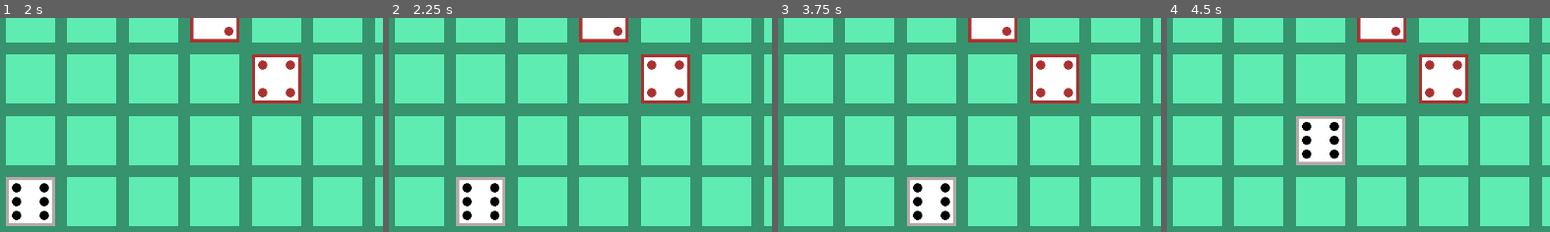
Above: before the commit, frames 1-4 (left to right).
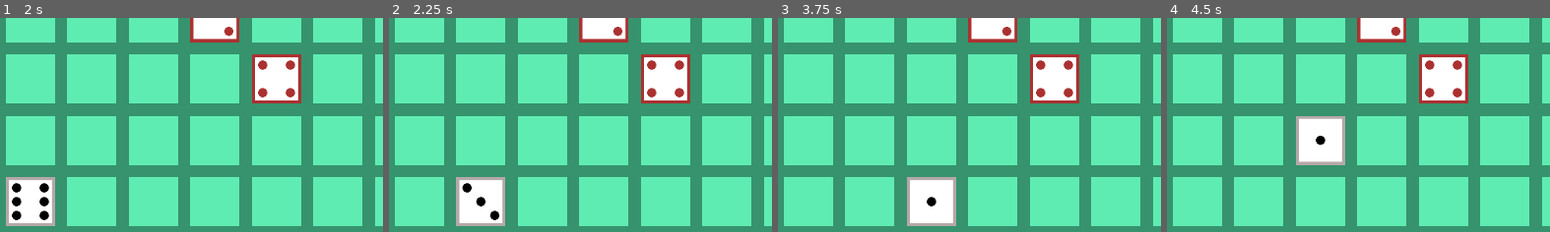
Above: after the commit, the same moments.

Repository: Dimitar100/roll-the-dice
Game: Godot game, scene res://scenes/UI.tscn
The game is run twice, just before and just after one commit, with the same random seed, the same clock (stepped at 60 frames per second) and the same inputs.
Inputs (mouse positions are % of the whole screen's width and height, from its top left):
- Up to frame 1 (2 s): click (49, 41) at 0.5 s; click (24, 50) at 1.25 s
- Up to frame 2 (2.25 s): tap Enter at 2 s; hold D (ui_right) from 2.03 s (still down)
- Up to frame 3 (3.75 s): tap Space at 2.75 s; release D (ui_right) at 2.78 s; hold S (ui_down) 2.78-3.53 s; tap Enter at 3.5 s; hold D (ui_right) from 3.53 s (still down)
- Up to frame 4 (4.5 s): tap Space at 4.25 s; release D (ui_right) at 4.28 s; hold W (ui_up) from 4.28 s (still down)
The pictures show only the part of the screen within x 0-50%, y 50-100%; the shares and areas given below are measured in that part.

Frame 1 is identical in both runs. In frame 2, 0.5% of the frame differs, in the area x 19-29%, y 77-95%; in frame 3, 0.6%; in frame 4, 0.6%, in the area x 35-45%, y 48-67%.

Commit message:
working on the movement of the dice

Diff:
--- a/scenes/GridMaker.gd
+++ b/scenes/GridMaker.gd
@@ -25,7 +25,6 @@
 var player_loc
 
 func setup_grid():
-	print(player[0])
 	matrix[player[1]][player[0]] = 7
 	var xLoc = 60
 	var yLoc = 60
@@ -90,16 +89,22 @@
 func _physics_process(_delta):
 	if Input.is_action_just_pressed("ui_up"):
 		if player[0] != 0:
+			get_node("Player").can_down = true
 			matrix_fields[player[1]][player[0]].visible = true
 			player[0] = player[0]-1
 			matrix_fields[player[1]][player[0]].visible = false
 			get_node("Player").position.y = get_node("Player").position.y - 80
+		else:
+			get_node("Player").can_up = false
 	elif Input.is_action_just_pressed("ui_down"):
 		if player[0] != 6:
+			get_node("Player").can_up = true
 			matrix_fields[player[1]][player[0]].visible = true
 			player[0] = player[0]+1
 			matrix_fields[player[1]][player[0]].visible = false
 			get_node("Player").position.y = get_node("Player").position.y + 80
+		else:
+			get_node("Player").can_down = false
 	elif Input.is_action_just_pressed("ui_right"):
 		if player[1] != 8:
 			matrix_fields[player[1]][player[0]].visible = true
--- /dev/null
+++ b/scenes/Player.gd
@@ -0,0 +1,146 @@
+extends Node2D
+
+var dots6 = 0
+var dots5 = 0
+var dots1 = 0
+var dots2 = 0
+var dots3 = 0
+var dots4 = 0
+
+var y = ["6", "5", "1", "2","6", "5","1"]
+var yi = 0
+var x = ["6", "3", "1", "4", "6", "3", "1", "4", "6"]
+var xi = 0
+
+var can_up = true
+var can_down = true
+var can_right = true
+var can_left = true
+
+var dots = dots6
+
+func rotate_right(dot):#right 45 deg
+	dot += 90
+	if dot == 360:
+		dot = 0
+
+func rotate_left(dot):#left 45 deg
+	dot -= 90
+	if dot < 0:
+		dot = 270
+
+# Called when the node enters the scene tree for the first time.
+func _ready():
+	pass # Replace with function body.
+
+
+# Called every frame. 'delta' is the elapsed time since the previous frame.
+func _physics_process(_delta):
+	if Input.is_action_just_pressed("ui_up") && can_up:
+		yi += 1
+		get_node("AnimatedSprite").play(y[yi])
+		if y[yi]=="6":
+			for n in 9:
+				if n==0 || n==4 || n==8:
+					x[n] = "6"
+				elif n==2 || n==6:
+					x[n] = "1"
+		elif y[yi]=="5":
+			for n in 9:
+				if n==0 || n==4 || n==8:
+					x[n] = "5"
+				elif n==2 || n==6:
+					x[n] = "2"
+		elif y[yi]=="1":
+			for n in 9:
+				if n==0 || n==4 || n==8:
+					x[n] = "1"
+				elif n==2 || n==6:
+					x[n] = "6"
+		elif y[yi]=="2":
+			for n in 9:
+				if n==0 || n==4 || n==8:
+					x[n] = "2"
+				elif n==2 || n==6:
+					x[n] = "5"
+	elif Input.is_action_just_pressed("ui_down") && can_down:
+		yi -= 1
+		get_node("AnimatedSprite").play(y[yi])
+		if y[yi]=="6":
+			for n in 9:
+				if n==0 || n==4 || n==8:
+					x[n] = "6"
+				elif n==2 || n==6:
+					x[n] = "1"
+		elif y[yi]=="5":
+			for n in 9:
+				if n==0 || n==4 || n==8:
+					x[n] = "5"
+				elif n==2 || n==6:
+					x[n] = "2"
+		elif y[yi]=="1":
+			for n in 9:
+				if n==0 || n==4 || n==8:
+					x[n] = "1"
+				elif n==2 || n==6:
+					x[n] = "6"
+		elif y[yi]=="2":
+			for n in 9:
+				if n==0 || n==4 || n==8:
+					x[n] = "2"
+				elif n==2 || n==6:
+					x[n] = "5"
+	elif Input.is_action_just_pressed("ui_right") && can_right:
+		xi += 1
+		get_node("AnimatedSprite").play(x[xi])
+		if x[xi]=="6":
+			for n in 9:
+				if n==1 || n==5:
+					y[n] = "6"
+				elif n==3:
+					y[n] = "1"
+		elif x[xi]=="3":
+			for n in 9:
+				if n==1 || n==5:
+					y[n] = "3"
+				elif n==3:
+					y[n] = "4"
+		elif x[xi]=="1":
+			for n in 9:
+				if n==1 || n==5:
+					y[n] = "1"
+				elif n==3:
+					y[n] = "6"
+		elif x[xi]=="4":
+			for n in 9:
+				if n==1 || n==5:
+					y[n] = "4"
+				elif n==3:
+					y[n] = "3"
+	elif Input.is_action_just_pressed("ui_left") && can_left:
+		xi -= 1
+		get_node("AnimatedSprite").play(x[xi])
+		if x[xi]=="6":
+			for n in 9:
+				if n==1 || n==5:
+					y[n] = "6"
+				elif n==3:
+					y[n] = "1"
+		elif x[xi]=="3":
+			for n in 9:
+				if n==1 || n==5:
+					y[n] = "3"
+				elif n==3:
+					y[n] = "4"
+		elif x[xi]=="1":
+			for n in 9:
+				if n==1 || n==5:
+					y[n] = "1"
+				elif n==3:
+					y[n] = "6"
+		elif x[xi]=="4":
+			for n in 9:
+				if n==1 || n==5:
+					y[n] = "4"
+				elif n==3:
+					y[n] = "3"
--- a/scenes/Player.tscn
+++ b/scenes/Player.tscn
@@ -6,6 +6,7 @@
 [ext_resource path="res://assets/dice/Dice3.png" type="Texture" id=4]
 [ext_resource path="res://assets/dice/Dice2.png" type="Texture" id=5]
 [ext_resource path="res://assets/dice/Dice5.png" type="Texture" id=6]
+[ext_resource path="res://scenes/Player.gd" type="Script" id=7]
 
 [sub_resource type="SpriteFrames" id=1]
 animations = [ {
@@ -41,6 +42,7 @@
 } ]
 
 [node name="Player" type="Node2D"]
+script = ExtResource( 7 )
 
 [node name="AnimatedSprite" type="AnimatedSprite" parent="."]
 frames = SubResource( 1 )
Not shown: 1 places in scenes/Player.tscn that only renumber resources
